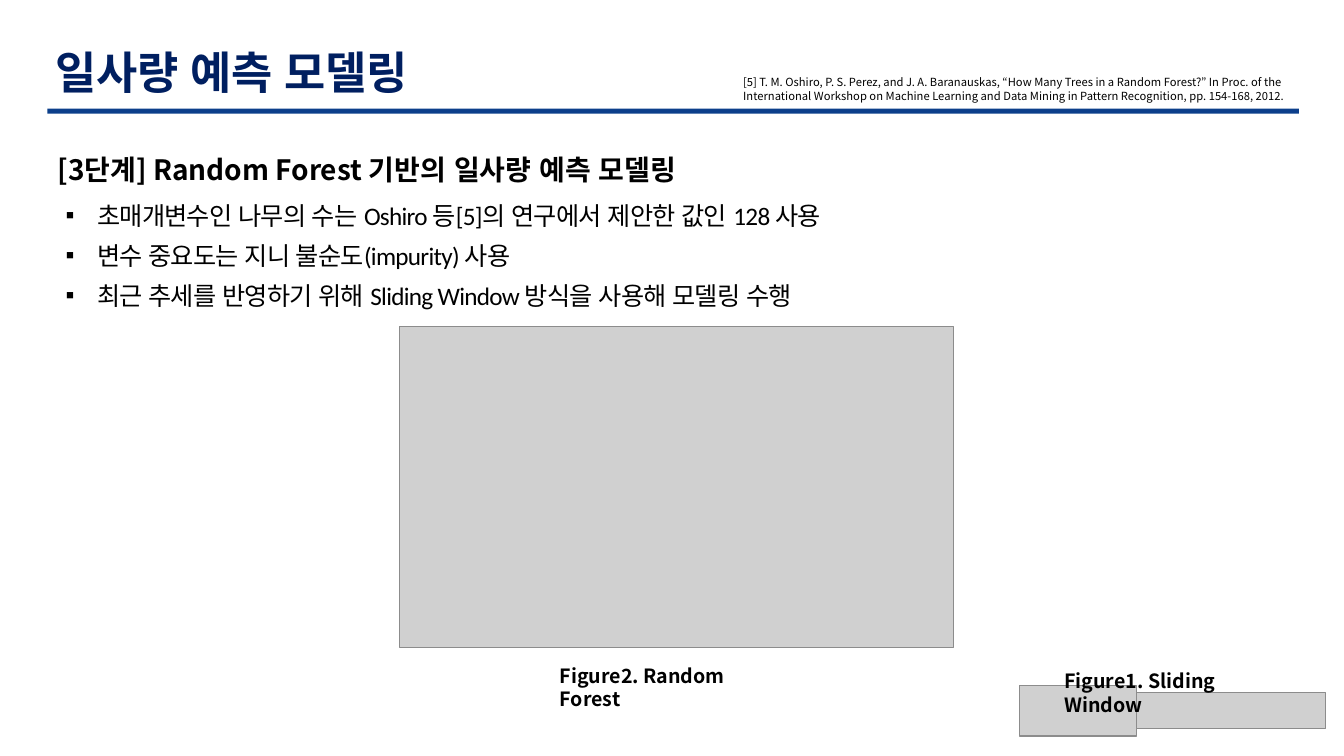
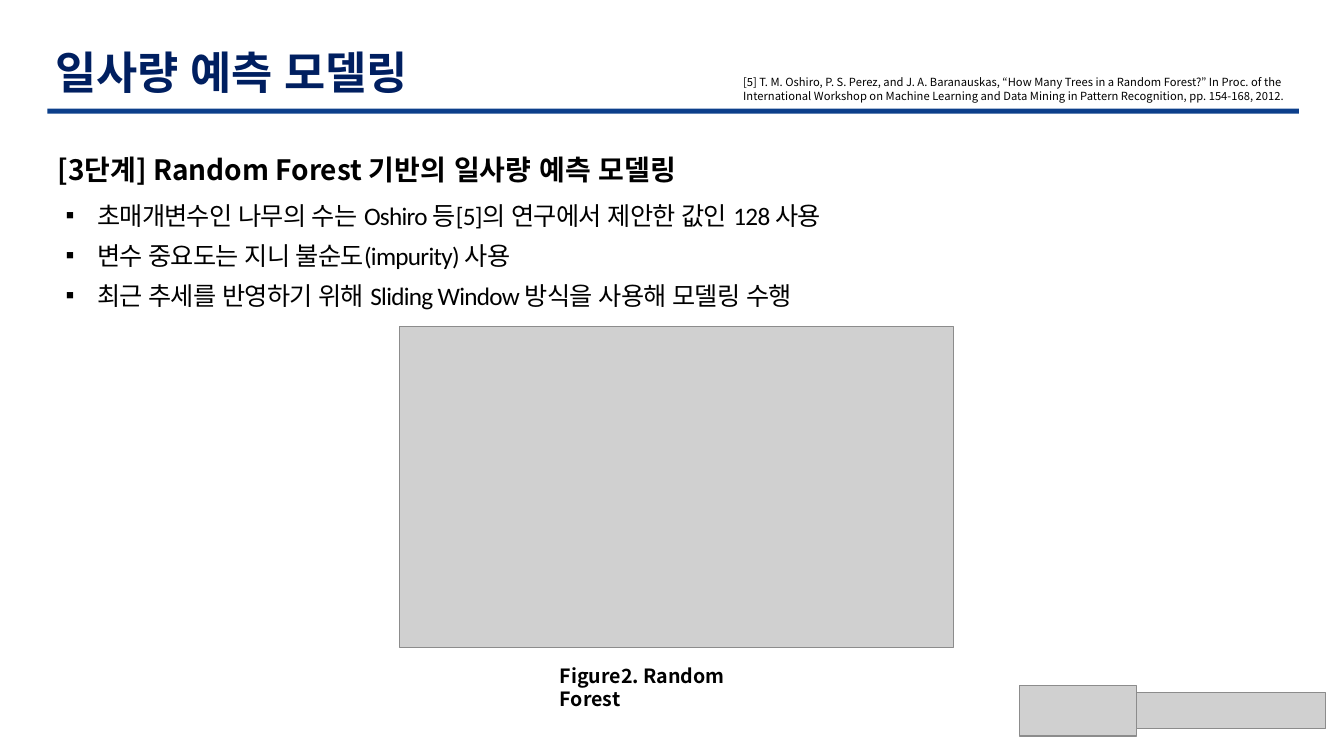
Before and after one commit to TaegyuHan/Solar_radiation_prediction_model, a slide deck: slide 11 of KICS_PT/[KICS] 모델 poster.pptx. Drawn at 1344x756 pixels with LibreOffice and Linux fonts; fonts in the diff are those of the drawing; grey boxes stand for pictures. Boxes give left, top, right and bottom in pixels: in the first picture for what was removed or moved away, otherwise in the second. Text is boxed around its words. In the diff, an @@ line names an element or a change of style, - is before the commit and + after.

```diff
--- a/KICS_PT/[KICS] 모델 poster.pptx
+++ b/KICS_PT/[KICS] 모델 poster.pptx
@@ text removed at <box>1064,668,1215,717</box> @@
-Figure1. Sliding Window
```
Also in this commit, not shown: 1 other slide changed.
